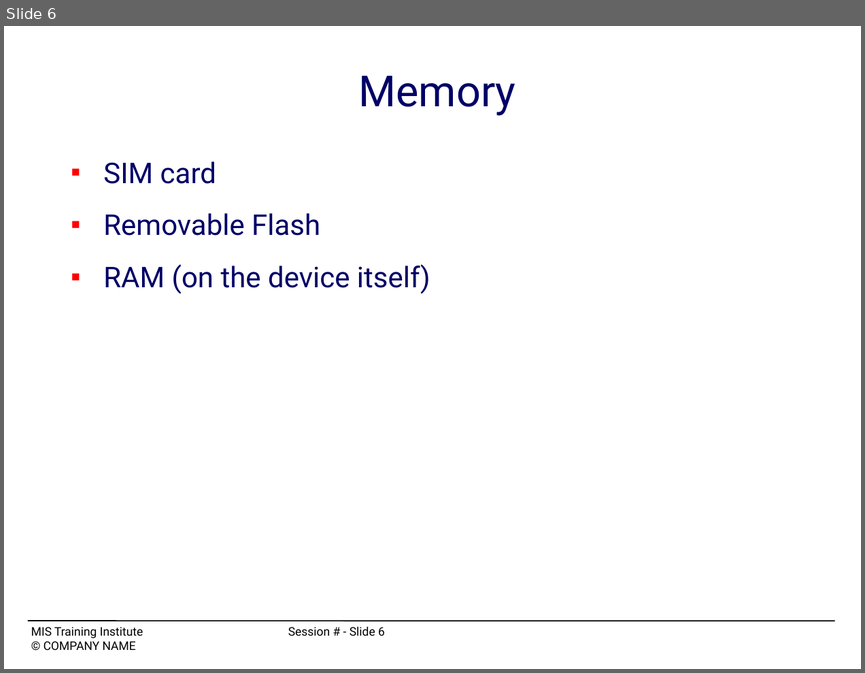
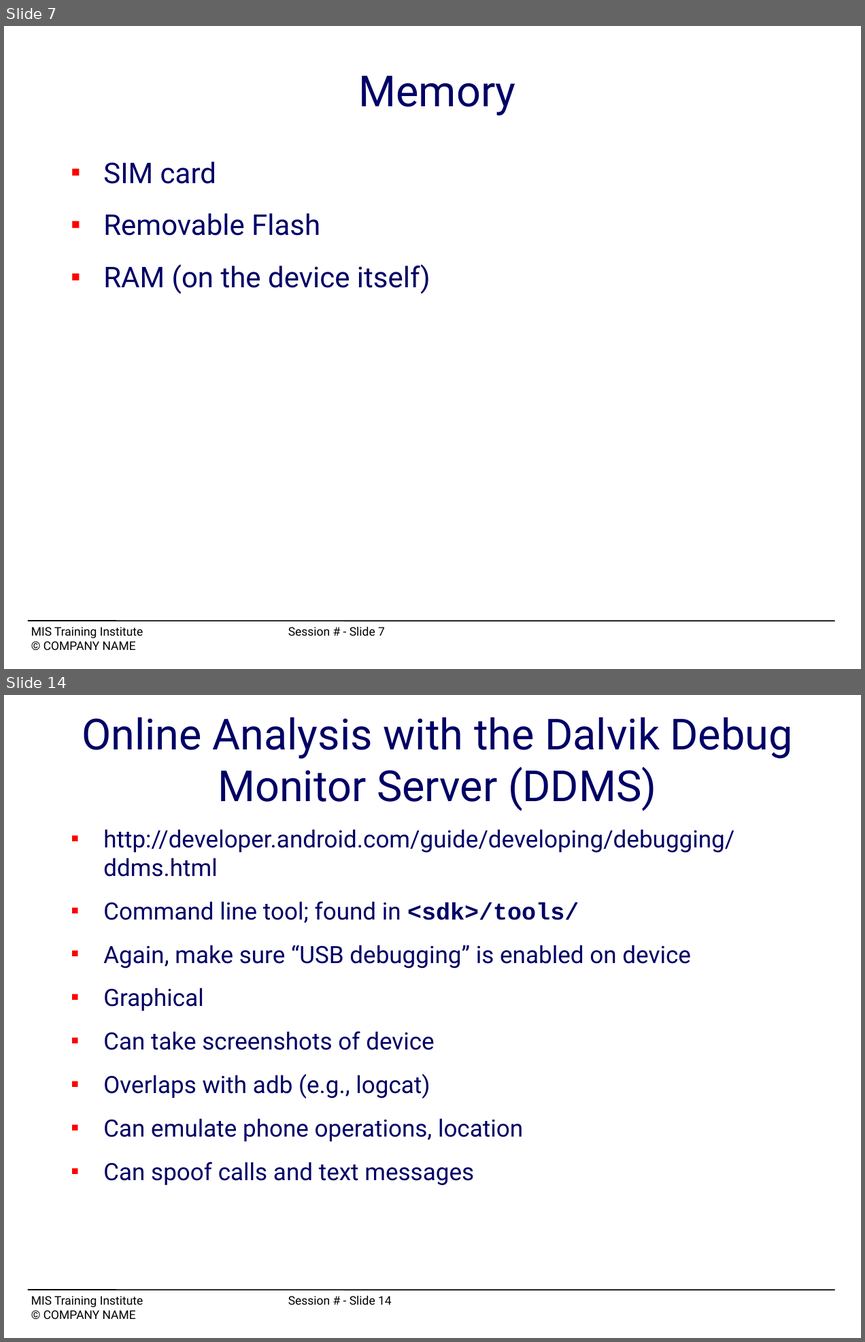
Before and after one commit to mchow01/Security, a slide deck: forensics/android/OS12_C4-mchow.ppt. Shown one above the other, each under a label of ours: slide 6 before the commit, slides 7 and 14 after it; the slides between them are not shown. The pictures are 865x673 and 865x1342 pixels, drawn with LibreOffice and Linux fonts; fonts in the diff are those of the drawing. Boxes give left, top, right and bottom in pixels: in the first picture for what was removed or moved away, otherwise in the second. Text is boxed around its words. In the diff, an @@ line names an element or a change of style, - is before the commit and + after.

```diff
--- a/forensics/android/OS12_C4-mchow.ppt
+++ b/forensics/android/OS12_C4-mchow.ppt
@@ slide 14 added at bbox=[4, 695, 861, 1338], background #FFFFFF; not listed: 2 template elements that a slide beside it also shows @@
@@ title added at bbox=[82, 717, 793, 811], 36 pt, text #000066 @@
+Online Analysis with the Dalvik Debug Monitor Server (DDMS)
@@ text added at bbox=[103, 829, 734, 1185], 20 pt, text #000066 @@
+■ http://developer.android.com/guide/developing/debugging/ddms.html
+■ Command line tool; found in <sdk>/tools/
+■ Again, make sure “USB debugging” is enabled on device
+■ Graphical
+■ Can take screenshots of device
+■ Overlaps with adb (e.g., logcat)
+■ Can emulate phone operations, location
+■ Can spoof calls and text messages
@@ what was slide 6 is now slide 7 @@
@@ text at bbox=[31, 626, 385, 638]: text changed @@
-MIS Training Institute Session # - Slide 6
+MIS Training Institute Session # - Slide 7
```
Also in this commit, not shown: 4 slides changed, 7 other slides added, 7 slides removed, 1 other file.
